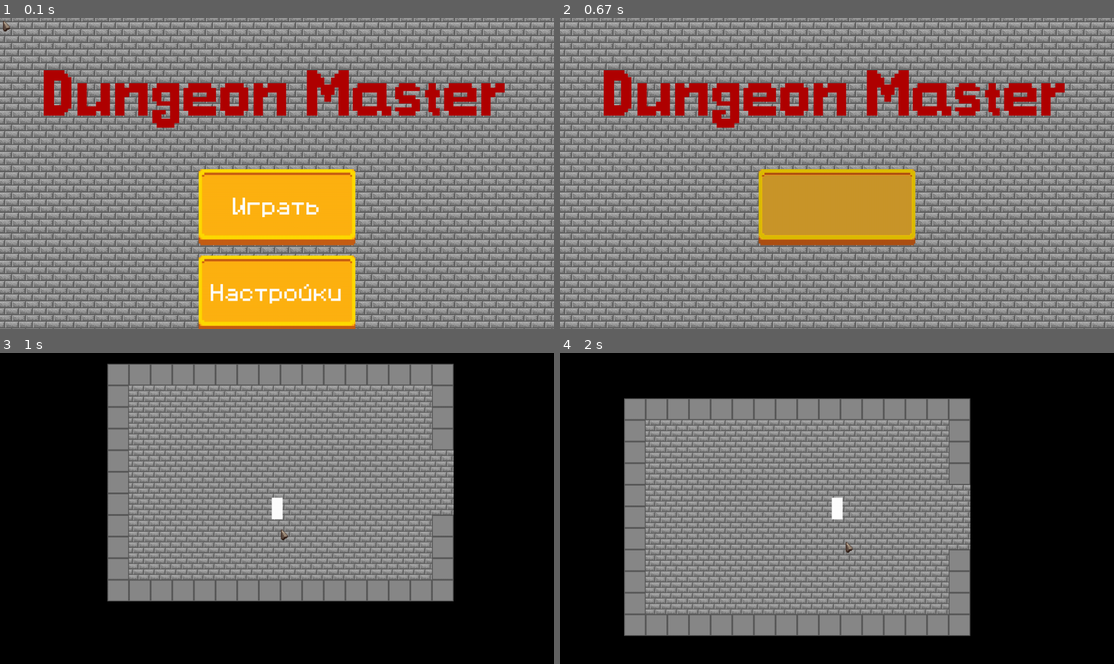
Above: before the commit, frames 1-4 (two rows, left to right).
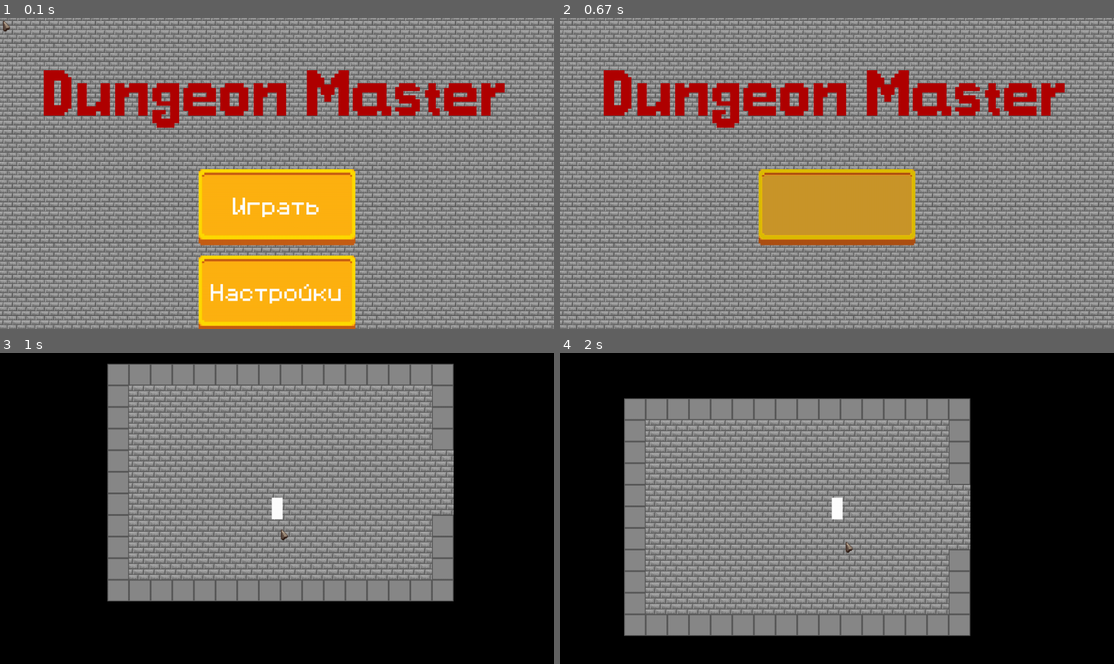
Above: after the commit, the same moments.

Repository: danilasch/dungeon_master_pygame
Game: pygame game, started from main.py
Same seed, same stepped clock (60 frames per second), same inputs: the game is played once before the commit and once after it.
Inputs (mouse positions are in pixels of both pictures, inside the frame that each line leads up to):
- Up to frame 1 (0.1 s): no input
- Up to frame 2 (0.67 s): click (837, 173) at 0.38 s
- Up to frame 3 (1 s): move the mouse to (277, 530) at 0.7 s
- Up to frame 4 (2 s): click (920, 399) at 1.22 s; click (848, 402) at 1.55 s; click (842, 539) at 1.88 s

The runs differ from the first frame. In frame 1, 45% of the frame differs, in the area x 0-100%, y 0-100%; in frame 2, 49%; in frame 3, nothing differs; in frame 4, nothing differs.

Commit message:
Update background object
Added background adaptation

Diff:
--- a/data.py
+++ b/data.py
@@ -43,7 +43,7 @@
 active_btn = load_image('active_button.png')
 inactive_box = load_image('inactive_checkbox.png')
 active_box = load_image('active_checkbox.png')
-background = load_image('background.jpg')
+background = pygame.transform.scale(load_image('background.jpg'), (WIDTH, HEIGHT))
 main_cursor = os.path.join('data', 'pics', 'cursor.png')
 
 # fonts
